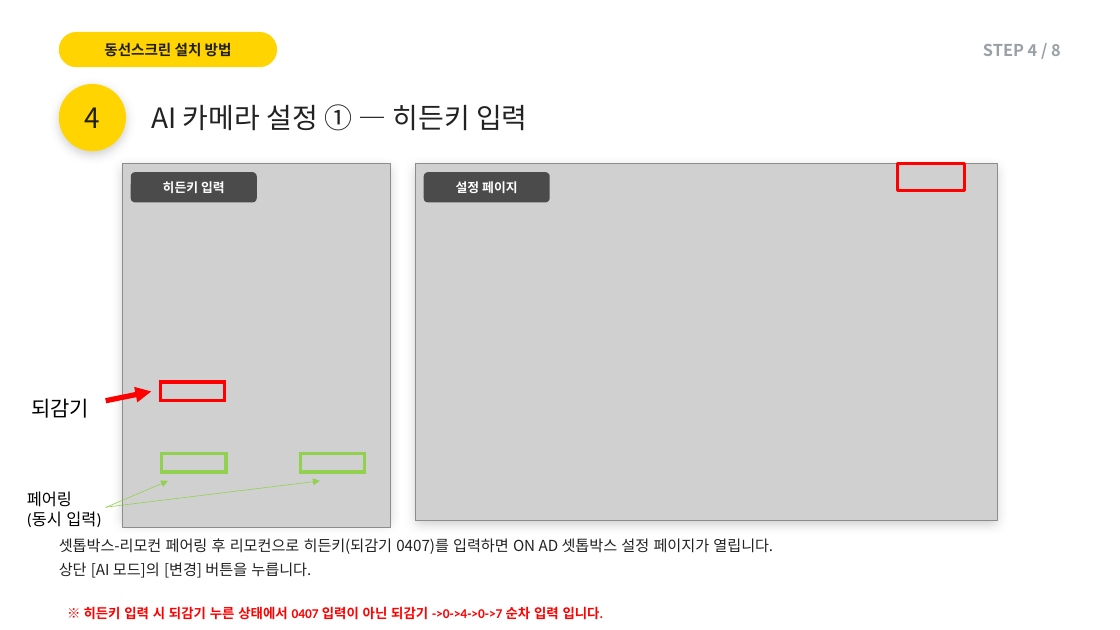
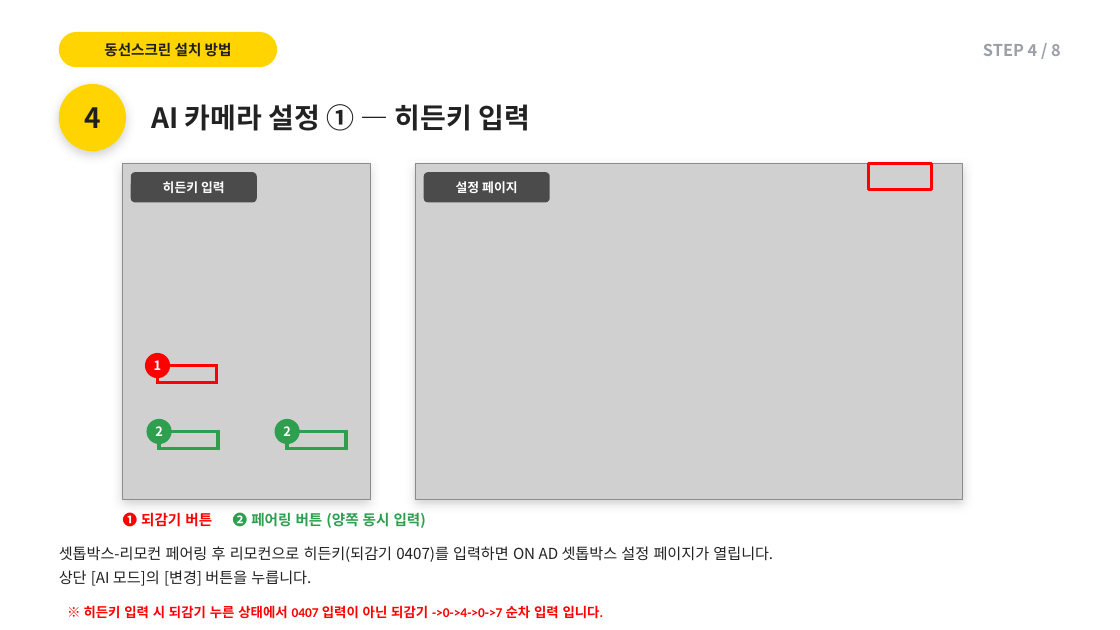
Before and after one commit to alsdn2947/ars, a slide deck: slide 7 of 이마트_AI카메라_설치매뉴얼.pptx. Drawn at 1120x630 pixels with LibreOffice and Linux fonts; fonts in the diff are those of the drawing; grey boxes stand for pictures. Boxes give left, top, right and bottom in pixels: in the first picture for what was removed or moved away, otherwise in the second. Text is boxed around its words. In the diff, an @@ line names an element or a change of style, - is before the commit and + after.

```diff
--- a/이마트_AI카메라_설치매뉴얼.pptx
+++ b/이마트_AI카메라_설치매뉴얼.pptx
@@ text "4" at (x1=84, y1=107, x2=101, y2=128): bold on @@
@@ text "AI 카메라 설정 ① — ..." at (x1=151, y1=104, x2=531, y2=131): bold on @@
@@ picture resized from (x1=123, y1=164, x2=391, y2=528) to (x1=123, y1=164, x2=371, y2=500) @@
@@ rectangle resized from (x1=123, y1=164, x2=391, y2=521) to (x1=123, y1=164, x2=371, y2=500) @@
@@ picture resized from (x1=415, y1=164, x2=997, y2=521) to (x1=415, y1=164, x2=963, y2=500) @@
@@ rectangle resized from (x1=415, y1=164, x2=997, y2=521) to (x1=415, y1=164, x2=963, y2=500) @@
@@ rectangle resized from (x1=897, y1=164, x2=965, y2=191) to (x1=869, y1=164, x2=932, y2=189) @@
@@ ellipse added at (x1=145, y1=353, x2=171, y2=378), fill #FF0000, 11 pt, text #FFFFFF, bold @@
+1
@@ rectangle resized from (x1=160, y1=382, x2=224, y2=401) to (x1=158, y1=365, x2=217, y2=382) @@
@@ text removed at (x1=31, y1=398, x2=89, y2=418) @@
-되감기
@@ arrow removed from (106, 401) to (151, 392) @@
@@ ellipse added at (x1=146, y1=419, x2=171, y2=444), fill #2E9E4F, 11 pt, text #FFFFFF, bold @@
+2
@@ ellipse added at (x1=275, y1=419, x2=300, y2=444), fill #2E9E4F, 11 pt, text #FFFFFF, bold @@
+2
@@ rectangle resized from (x1=162, y1=454, x2=226, y2=472) to (x1=159, y1=432, x2=218, y2=449) @@
@@ rectangle at (x1=159, y1=432, x2=218, y2=449): outline #92D050 3 pt to #2E9E4F 3 pt @@
@@ rectangle at (x1=287, y1=432, x2=346, y2=449): outline #92D050 3 pt to #2E9E4F 3 pt @@
@@ rectangle resized from (x1=301, y1=454, x2=365, y2=472) to (x1=287, y1=432, x2=346, y2=449) @@
@@ text removed at (x1=27, y1=491, x2=101, y2=527) @@
-페어링
-(동시 입력)
@@ arrow removed from (106, 507) to (168, 481) @@
@@ arrow removed from (106, 507) to (320, 481) @@
@@ text "셋톱박스-리모컨 페어링 후 리모컨으로 히든키(되감기 ..." moved from (x1=59, y1=538, x2=773, y2=578) to (x1=59, y1=546, x2=773, y2=586) @@
@@ text added at (x1=123, y1=511, x2=426, y2=530), 12.5 pt, text #2E9E4F, bold @@
+➊ 되감기 버튼 ➋ 페어링 버튼 (양쪽 동시 입력)
```
Also in this commit, not shown: 23 other slides changed.
